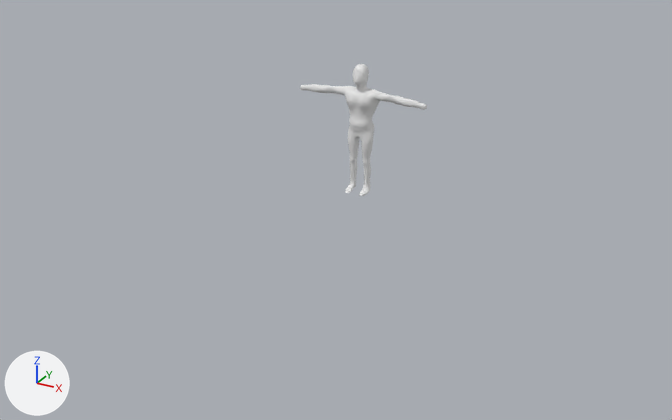
The FBX model EmodiaQuest/EmodiaQuest/EmodiaQuestContent/fbxContent/mainchar_sopro_sculp3sub_colored.fbx: old version first, new version second.
The view is the same before and after, from a camera (50 mm lens) standing at (8.82, -17.17, 7.98) and looking at (-0.16, -0.85, -0.19). The axes (+X, +Y, +Z) are drawn at lower left. The lights are the same throughout. Mesh edges are drawn as thin lines on the coarser meshes. Where no turn or scale is listed for an object, it has been applied to the vertices.
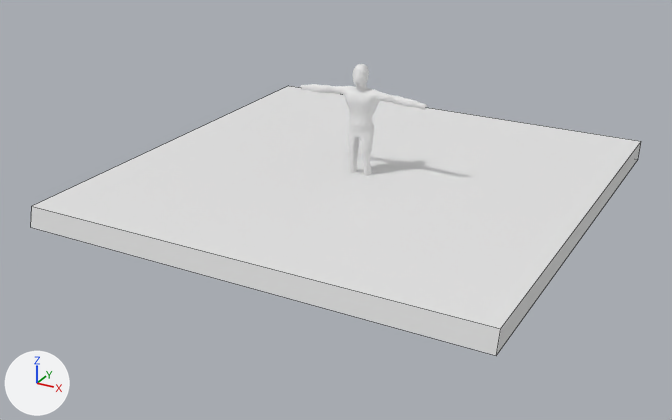
Where the newer file only moved an object's origin or applied its transform, the numbers keep the older frame.

The change, as a diff of the scene's bpy script:
```diff
--- a/EmodiaQuest/EmodiaQuest/EmodiaQuestContent/fbxContent/mainchar_sopro_sculp3sub_colored.fbx.py
+++ b/EmodiaQuest/EmodiaQuest/EmodiaQuestContent/fbxContent/mainchar_sopro_sculp3sub_colored.fbx.py
@@ me_plane @@
 me_plane.from_pydata(...)  # 4 vertices, 1 face; spans x -1.0..1.0, y 0.0, z -1.0..1.0
 # used by ob_plane; location = (0.0, 0.0, 0.56); rotation_euler = (-3.142, 0.0, 0.0), in degrees (-180, 0, 0); scale = (1.51, 1.51, 1.51)
 # verts and faces of me_plane; kept vertices keep their numbers, new ones are numbered from 4
+# me_plane part 1
+verts[4] = (-5.0, 0.0, -5.0)  # pixel (30, 227)
+verts[5] = (-5.0, 0.0, 5.0)
+verts[6] = (-5.0, -0.43, 5.12)  # pixel (288, 85)
+verts[7] = (-5.0, -0.43, -4.88)  # pixel (31, 206)
+for new, old in zip([*range(8, 12)], [*range(4, 8)]): verts[new] = verts[old] + (10.0, 0.0, 0.0)
+faces += [(4, 5, 9, 8), (6, 7, 11, 10), (5, 6, 10, 9), (8, 9, 10, 11), (4, 8, 11, 7), (4, 7, 6, 5)]
@@ ob_plane @@
 ob_plane = bpy.data.objects.new('Plane', me_plane)
-ob_plane.location = (0.0, 0.0, 0.56)
-ob_plane.rotation_euler = (-3.142, 0.0, 0.0)  # degrees (-180, 0, 0)
-ob_plane.scale = (1.51, 1.51, 1.51)
-ob_plane.hide_viewport = True
+ob_plane.location = (0.0, 0.0, 0.0)
+ob_plane.rotation_euler = (-1.571, 0.0, 0.0)  # degrees (-90, 0, 0)
```

Where the change shows, as pixel boxes (x1, y1, x2, y2) in the pictures (672 x 420 px):
'Plane', shown
    after: (31, 86, 641, 356)
